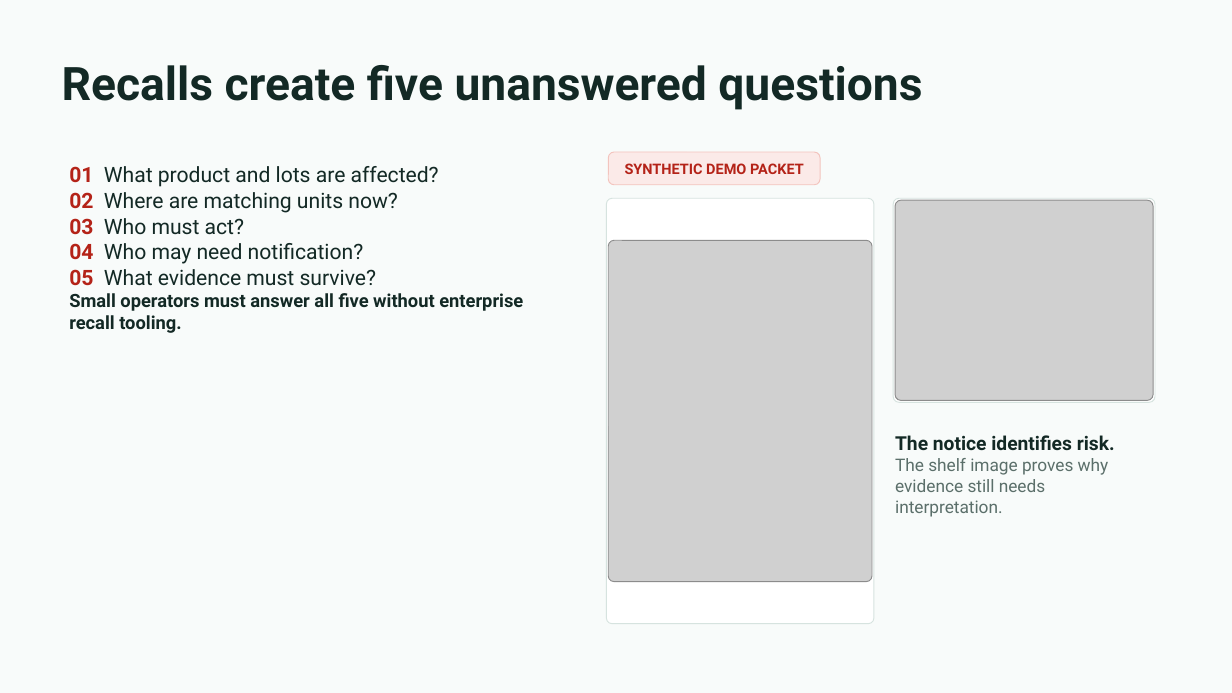
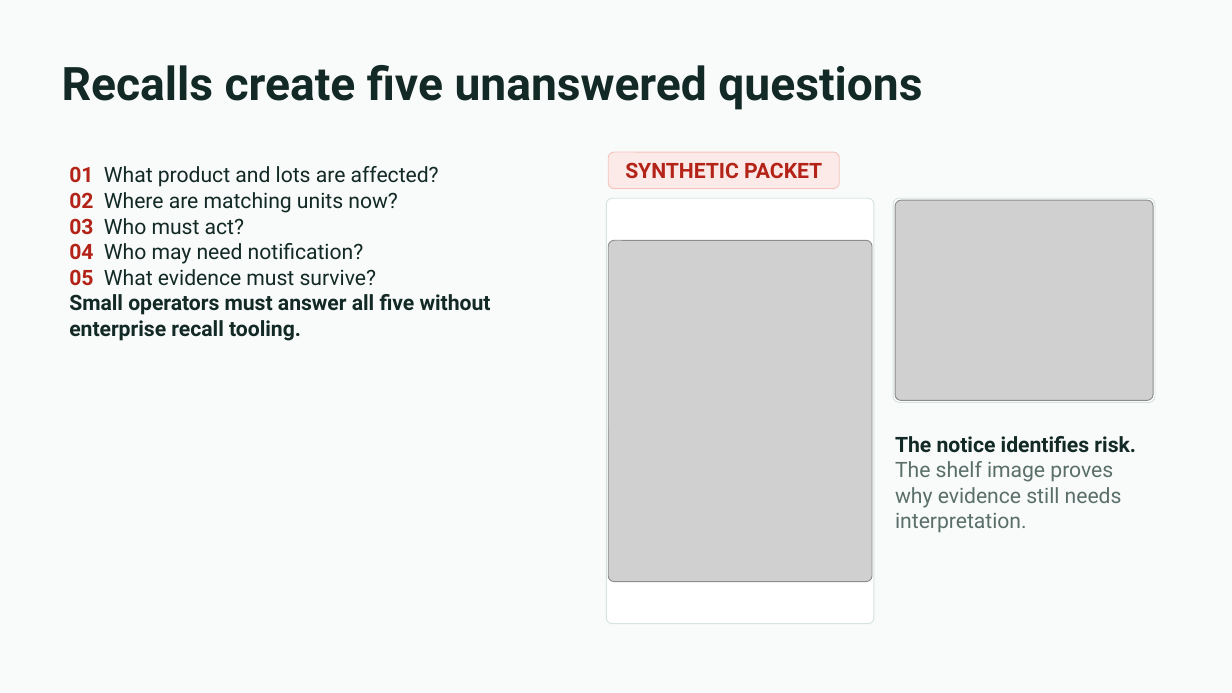
Before and after one commit to ankitranjan-dsai/batchhelm-ai, a slide deck: slide 2 of docs/presentation/batchhelm-ai-hackathon-deck.pptx. Drawn at 1232x693 pixels with LibreOffice and Linux fonts; fonts in the diff are those of the drawing; grey boxes stand for pictures. Boxes give left, top, right and bottom in pixels: in the first picture for what was removed or moved away, otherwise in the second. Text is boxed around its words. In the diff, an @@ line names an element or a change of style, - is before the commit and + after.

```diff
--- a/docs/presentation/batchhelm-ai-hackathon-deck.pptx
+++ b/docs/presentation/batchhelm-ai-hackathon-deck.pptx
@@ rounded rectangle: place and size @@
-rounded rectangle at (608, 152, 820, 185)
+rounded rectangle at (608, 152, 839, 189)
@@ rounded rectangle at (608, 152, 839, 189): proportions changed @@
@@ text at (625, 162, 822, 178): text changed; size 11.2 to 16.5 pt @@
-SYNTHETIC DEMO PACKET
+SYNTHETIC PACKET
@@ text at (69, 294, 491, 341): size 14.2 to 16.5 pt in "Small operators must answer all five without ..." @@
@@ text "The notice identifies risk." at (895, 436, 1136, 533): size 15 to 16.5 pt in "The notice identifies risk."; size 13.5 to 16.5 pt in "The shelf image proves why evidence still ..." @@
```
Also in this commit, not shown: 6 other slides changed, 3 slides added, 3 slides removed, 1 other file.
